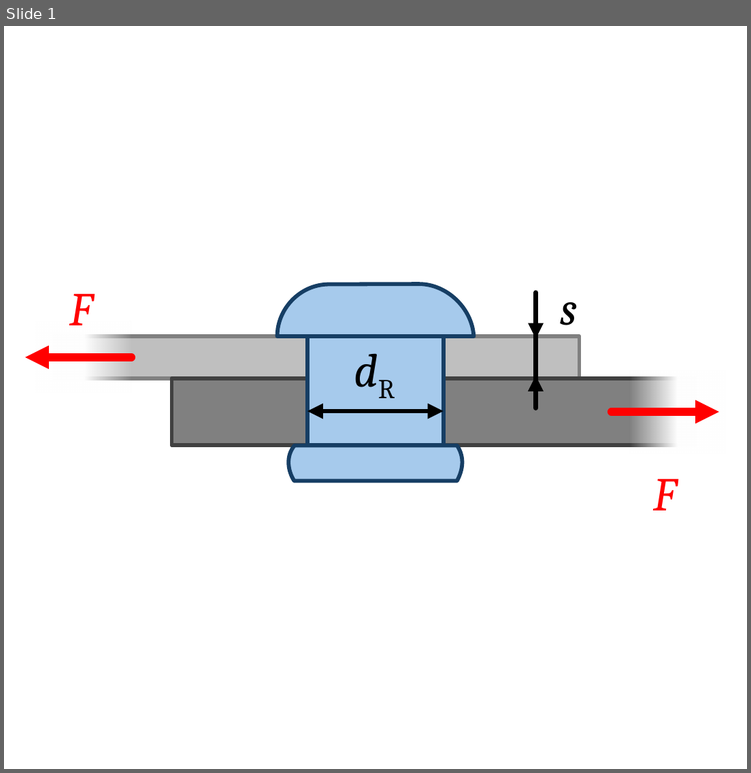
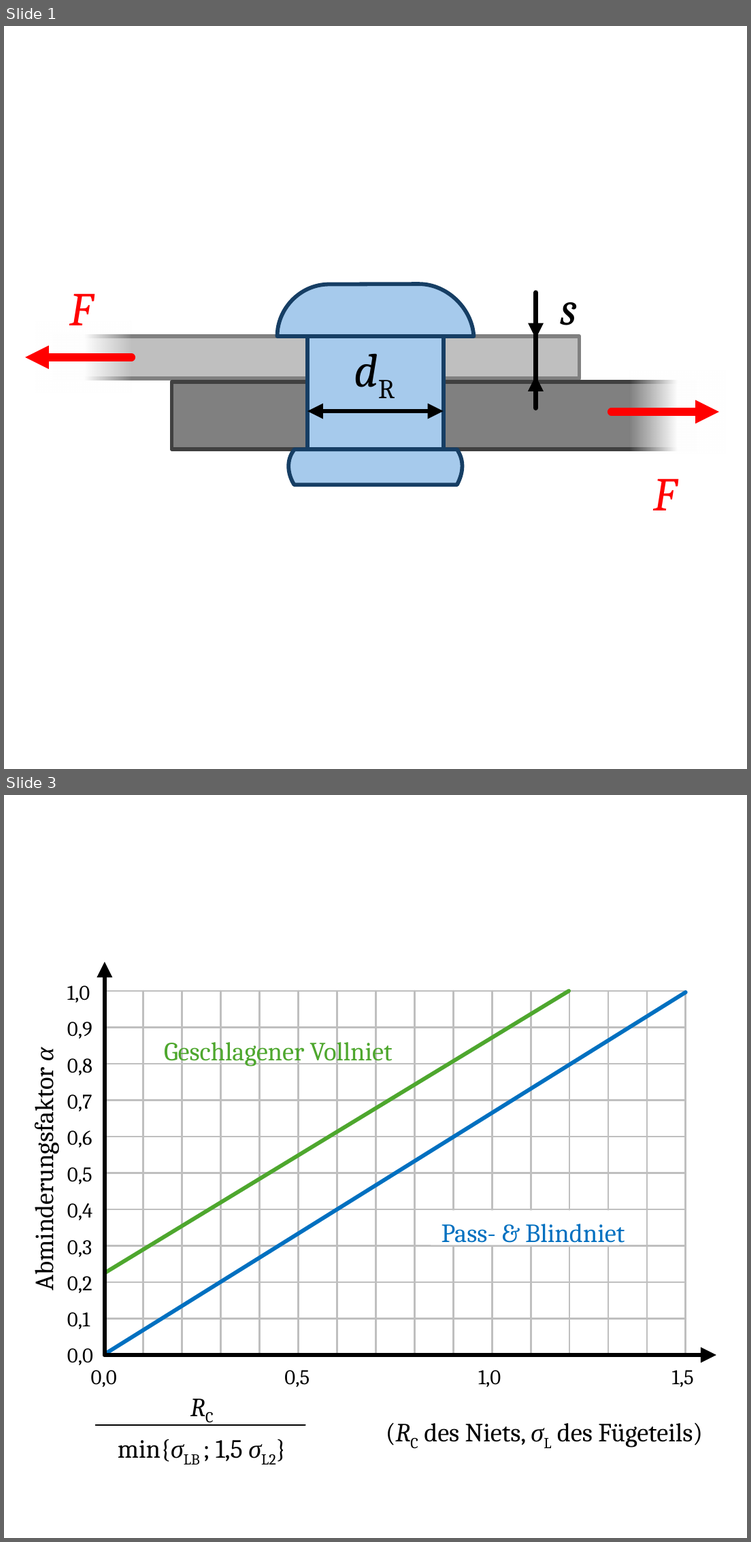
Before and after one commit to m4zeRobot/Project-FoSa, a slide deck: LaTeX B.Sc. LRT/Konstruktionslehre 1&2/images/KE-Images.pptx. Shown one above the other, each under a label of ours: slide 1 before the commit, slides 1 and 3 after it; the slides between them are not shown. The pictures are 751x773 and 751x1542 pixels, drawn with LibreOffice and Linux fonts; fonts in the diff are those of the drawing. Boxes give left, top, right and bottom in pixels: in the first picture for what was removed or moved away, otherwise in the second. Text is boxed around its words. In the diff, an @@ line names an element or a change of style, - is before the commit and + after.

```diff
--- a/LaTeX B.Sc. LRT/Konstruktionslehre 1&2/images/KE-Images.pptx
+++ b/LaTeX B.Sc. LRT/Konstruktionslehre 1&2/images/KE-Images.pptx
@@ slide 3 added at [4,795,747,1538], background #FFFFFF @@
@@ arrow added from (104, 1355) to (104, 961), #000000 1.5 pt @@
@@ line added from (104, 1353) to (685, 993), #0070C0 1.5 pt @@
@@ line added from (104, 1272) to (568, 991), #4EA72E 1.5 pt @@
@@ group added at [104,991,685,1355]: 27 lines @@
@@ text added at [164,1036,392,1066], 10 pt, text #4EA72E @@
+Geschlagener Vollniet
@@ text added at [26,1049,60,1283], 10 pt, text #000000 @@
+Abminderungsfaktor α
@@ rectangle added at [430,1210,619,1244], fill #FFFFFF @@
@@ text added at [441,1223,624,1248], 10 pt, text #0070C0 @@
+Pass- & Blindniet
@@ group added at [67,985,93,1365]: 11 texts @@
+1,0
+0,9
+0,8
+0,7
+0,6
+0,5
+0,4
+0,3
+0,2
+0,1
+0,0
@@ arrow added from (104, 1355) to (715, 1355), #000000 1.5 pt @@
@@ text added at [91,1370,117,1387], 8 pt, text #000000 @@
+0,0
@@ text added at [155,1381,247,1432], 10 pt, text #000000, italic @@
+RC
@@ text added at [284,1370,309,1387], 8 pt, text #000000 @@
+0,5
@@ text added at [478,1370,500,1387], 8 pt, text #000000 @@
+1,0
@@ text added at [672,1370,694,1387], 8 pt, text #000000 @@
+1,5
@@ line added from (96, 1425) to (305, 1425), #000000 0.5 pt @@
@@ text added at [424,1423,702,1447], 10 pt, text #000000 @@
+(RC des Niets, σL des Fügeteils)
@@ text added at [118,1438,243,1461], 10 pt, text #000000 @@
+min{σLB ; 1,5 σL2}
@@ slide 1 changed as well @@
@@ rectangle: place and size @@
-rectangle at [307,335,443,444]
+rectangle at [307,335,443,448]
@@ 2 rectangles, 1 freeform shape: place and size @@
-2 rectangles, 1 freeform shape at [172,378,694,480]
+2 rectangles, 1 freeform shape at [172,382,694,484]
```
Also in this commit, not shown: 4 other slides added, 6 other files.
